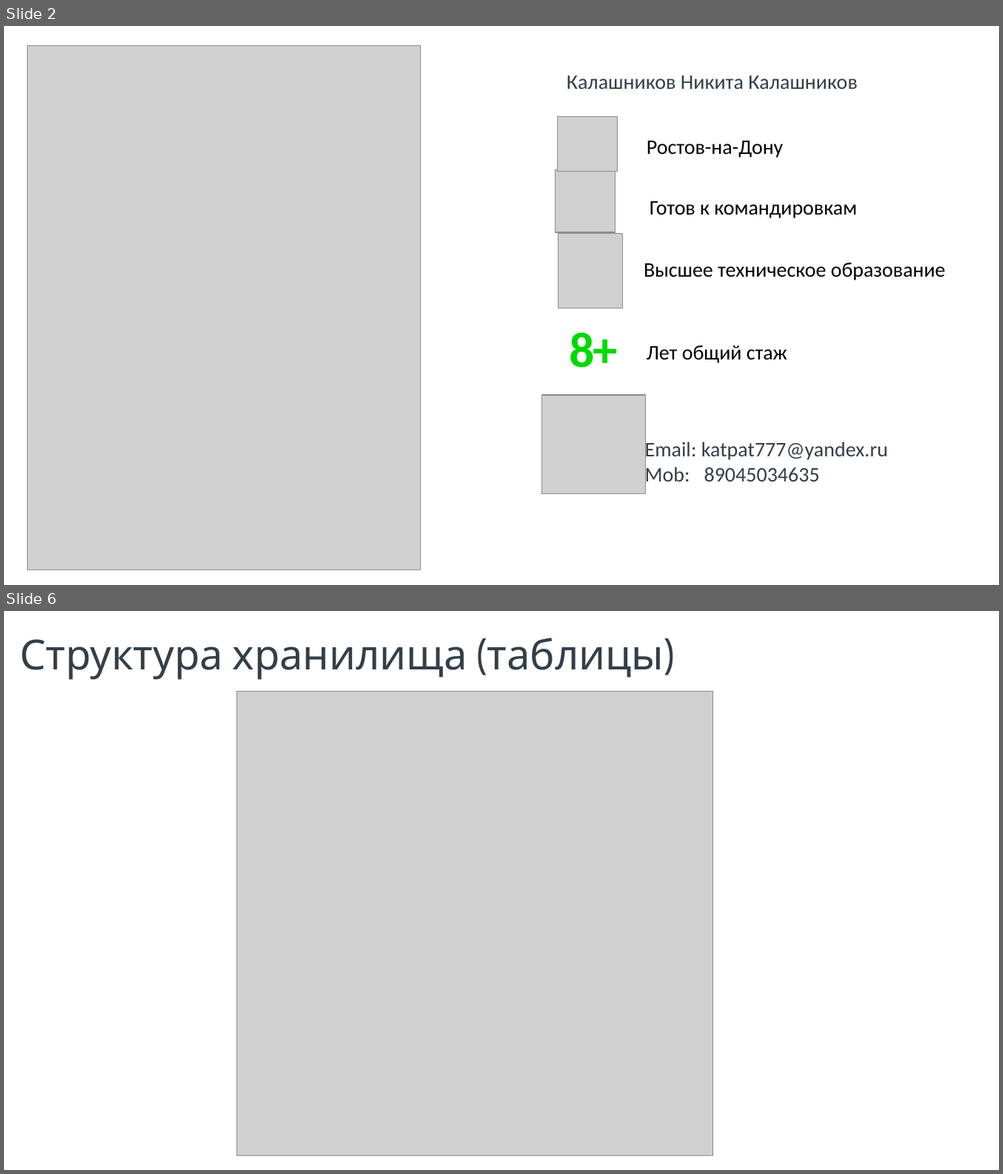
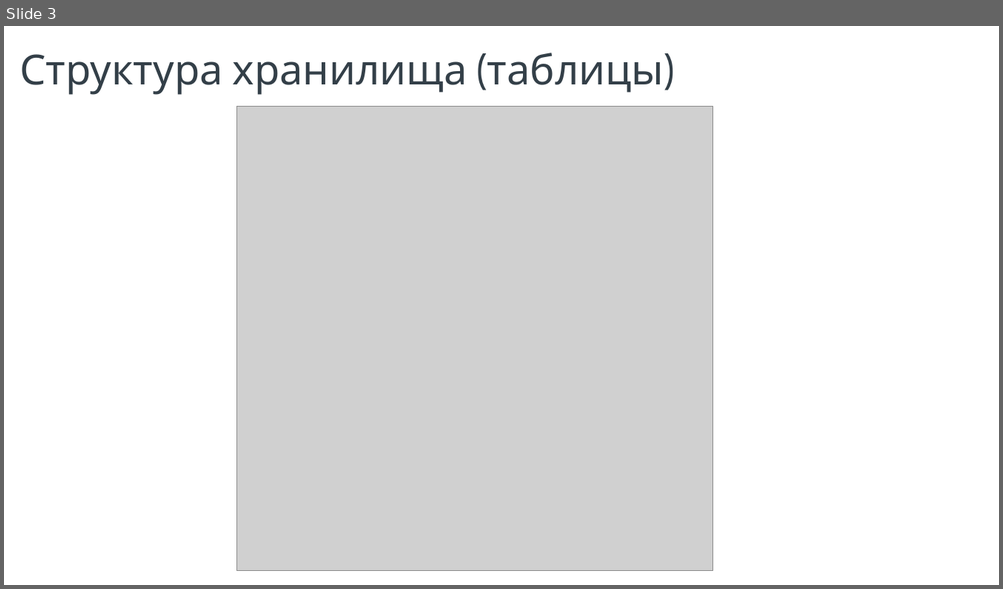
Before and after one commit to NikitaKalashnikovIT/Presentation, a slide deck: Презентация проекта.pptx. Shown one above the other, each under a label of ours: slides 2 and 6 before the commit, slide 3 after it; the slides between them are not shown. The pictures are 1003x1174 and 1003x589 pixels, drawn with LibreOffice and Linux fonts; fonts in the diff are those of the drawing; grey boxes stand for pictures; background and template pictures are left out. Boxes give left, top, right and bottom in pixels: in the first picture for what was removed or moved away, otherwise in the second. Text is boxed around its words. In the diff, an @@ line names an element or a change of style, - is before the commit and + after.

```diff
--- a/Презентация проекта.pptx
+++ b/Презентация проекта.pptx
@@ slide 2 removed at <box>4,26,999,585</box>, background #FFFFFF; not listed: 1 template element that a slide beside it also shows @@
@@ picture removed at <box>28,45,421,571</box> @@
@@ text removed at <box>566,76,857,89</box> @@
-Калашников Никита Калашников
@@ picture removed at <box>558,116,617,172</box> @@
@@ text removed at <box>646,141,782,158</box> @@
-Ростов-на-Дону
@@ picture removed at <box>555,170,615,232</box> @@
@@ text removed at <box>649,201,856,218</box> @@
-Готов к командировкам
@@ picture removed at <box>558,233,623,309</box> @@
@@ text removed at <box>643,263,945,281</box> @@
-Высшее техническое образование
@@ text removed at <box>569,332,617,368</box> @@
-8+
@@ text removed at <box>646,346,787,363</box> @@
-Лет общий стаж
@@ picture removed at <box>542,395,646,494</box> @@
@@ text removed at <box>645,440,888,487</box> @@
-Email: katpat777@yandex.ru
-Mob: 89045034635
@@ what was slide 6 is now slide 3 @@
```
Also in this commit, not shown: 2 slides changed, 3 other slides removed, 13 other files.
